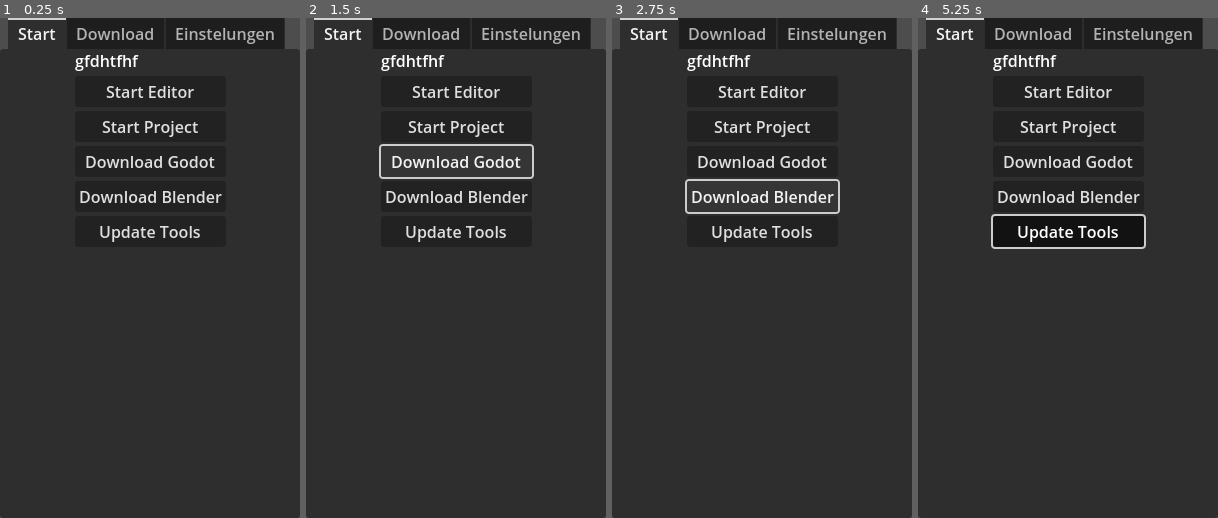
Above: before the commit, frames 1-4 (left to right).
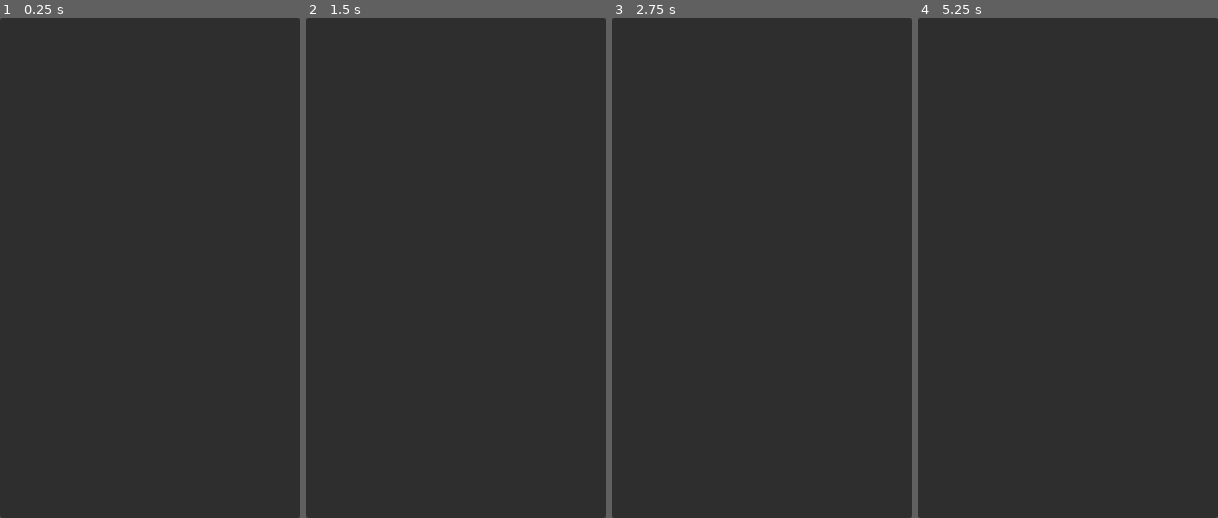
Above: after the commit, the same moments.

Repository: donuidas/godot-portable-launcher
Game: Godot game, scene res://main.tscn
Same seed, same stepped clock (60 frames per second), same inputs: the game is played once before the commit and once after it.
Inputs (mouse positions are in pixels of both pictures, inside the frame that each line leads up to):
- Up to frame 1 (0.25 s): no input
- Up to frame 2 (1.5 s): click (456, 93) at 0.5 s, where only the run before the commit has a clickable "Start Editor"; click (456, 163) at 1.25 s, where only the run before the commit has a clickable "Download Godot"
- Up to frame 3 (2.75 s): click (762, 198) at 2 s, where only the run before the commit has a clickable "Download Blender"
- Up to frame 4 (5.25 s): click (1068, 233) at 2.75 s, where only the run before the commit has a clickable "Update Tools"; click (1068, 128) at 3.5 s, where only the run before the commit has a clickable "Start Project"; click (1068, 128) at 4.25 s, where only the run before the commit has a clickable "Start Project"; tap Enter at 5 s; move the mouse to (1134, 243) at 5.02 s; hold D from 5.03 s (still down); tap Backspace at 5.1 s; click (1134, 243) at 5.17 s

The runs differ from the first frame. In frame 1, 3.6% of the frame differs, in the area x 0-100%, y 0-45%; in frame 2, 4.1%; in frame 3, 4.2%; in frame 4, 6.8%, in the area x 0-100%, y 0-47%.

Commit message:
update

Diff:
--- a/game/main.tscn
+++ b/game/main.tscn
@@ -15,6 +15,7 @@
 anchor_bottom = 1.0
 grow_horizontal = 2
 grow_vertical = 2
+tabs_visible = false
 
 [node name="Start" type="Control" parent="TabContainer"]
 layout_mode = 2
@@ -30,28 +31,44 @@
 grow_horizontal = 2
 grow_vertical = 2
 
-[node name="Label" type="Label" parent="TabContainer/Start/VFlowContainer"]
+[node name="Start2" type="Control" parent="TabContainer"]
+visible = false
+layout_mode = 2
+
+[node name="VFlowContainer" type="VFlowContainer" parent="TabContainer/Start2"]
+visible = false
+layout_mode = 1
+anchors_preset = 13
+anchor_left = 0.5
+anchor_right = 0.5
+anchor_bottom = 1.0
+offset_left = -31.5
+offset_right = 31.5
+grow_horizontal = 2
+grow_vertical = 2
+
+[node name="Label" type="Label" parent="TabContainer/Start2/VFlowContainer"]
 layout_mode = 2
 size_flags_vertical = 1
 text = "gfdhtfhf"
 
-[node name="Edit" type="Button" parent="TabContainer/Start/VFlowContainer"]
+[node name="Edit" type="Button" parent="TabContainer/Start2/VFlowContainer"]
 layout_mode = 2
 text = "Start Editor"
 
-[node name="start" type="Button" parent="TabContainer/Start/VFlowContainer"]
+[node name="start" type="Button" parent="TabContainer/Start2/VFlowContainer"]
 layout_mode = 2
 text = "Start Project"
 
-[node name="dl_godot" type="Button" parent="TabContainer/Start/VFlowContainer"]
+[node name="dl_godot" type="Button" parent="TabContainer/Start2/VFlowContainer"]
 layout_mode = 2
 text = "Download Godot"
 
-[node name="dl_blender" type="Button" parent="TabContainer/Start/VFlowContainer"]
+[node name="dl_blender" type="Button" parent="TabContainer/Start2/VFlowContainer"]
 layout_mode = 2
 text = "Download Blender"
 
-[node name="update_tools" type="Button" parent="TabContainer/Start/VFlowContainer"]
+[node name="update_tools" type="Button" parent="TabContainer/Start2/VFlowContainer"]
 layout_mode = 2
 text = "Update Tools"
 
